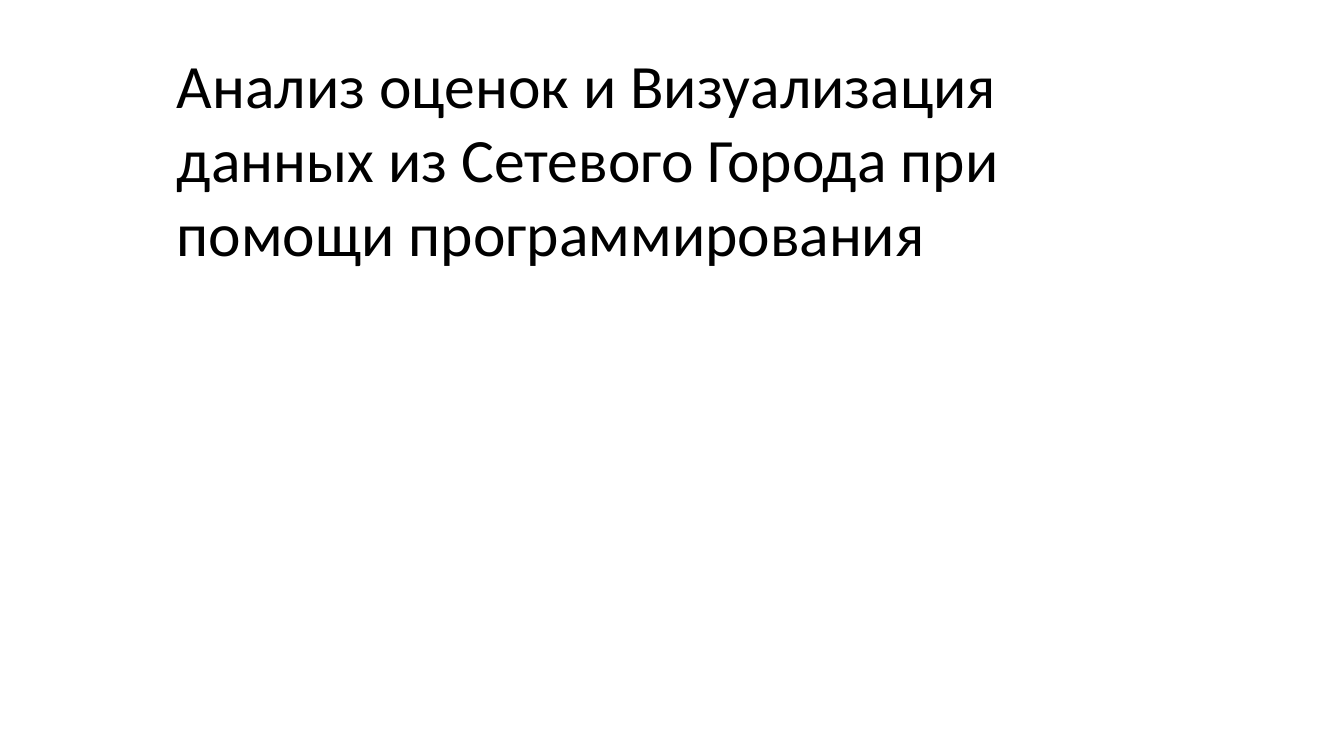
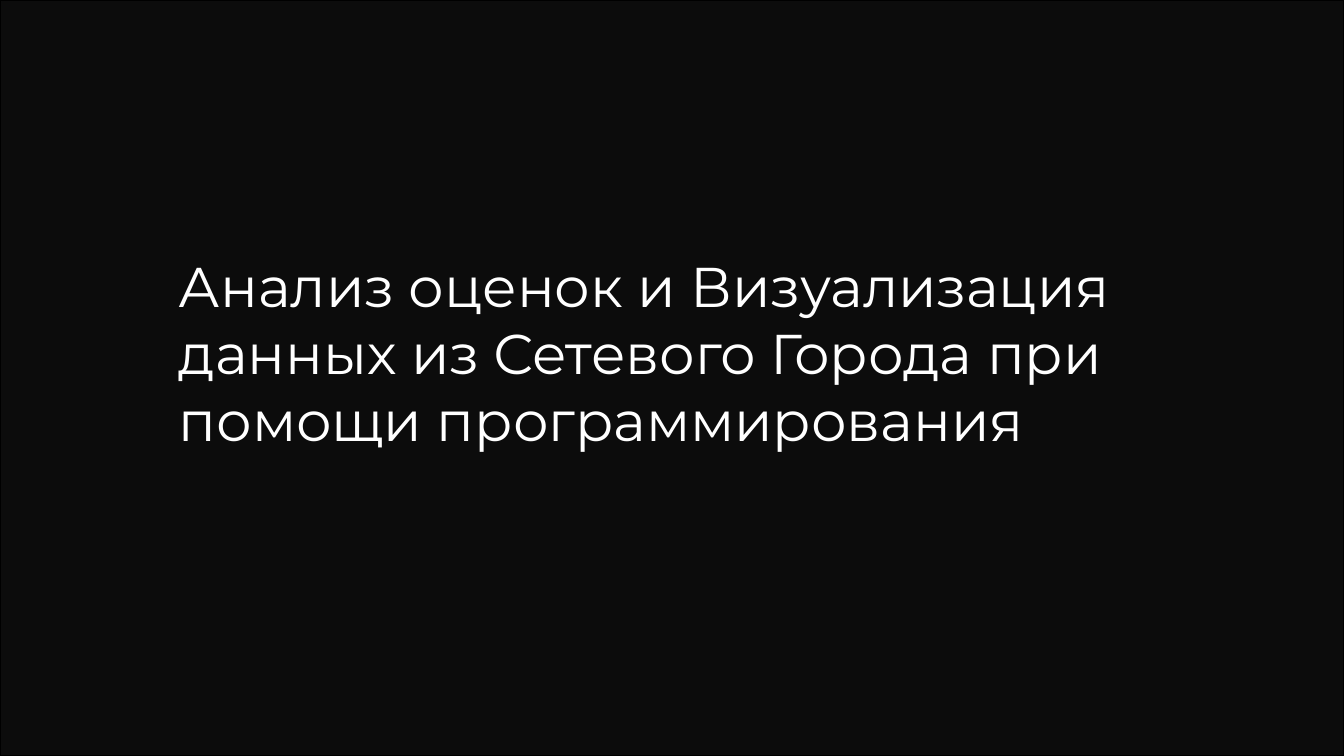
Before and after one commit to FFlop235/School_Project, a slide deck: slide 1 of Анализ оценок из Сетевого Города.pptx. Drawn at 1344x756 pixels with LibreOffice and Linux fonts; fonts in the diff are those of the drawing; background and template pictures are left out; a plain dark background stands for a picture behind light text. Boxes give left, top, right and bottom in pixels: in the first picture for what was removed or moved away, otherwise in the second. Text is boxed around its words. In the diff, an @@ line names an element or a change of style, - is before the commit and + after.

```diff
--- a/Анализ оценок из Сетевого Города.pptx
+++ b/Анализ оценок из Сетевого Города.pptx
@@ background #FFFFFF to picture (left out) @@
@@ rectangle added at (0,0,1344,756), fill #000000 at 70% opacity, outline #000000 1 pt @@
@@ text "Анализ оценок и Визуализация данных ...": place and size @@
-text "Анализ оценок и Визуализация данных ..." at (177,68,999,266)
+text "Анализ оценок и Визуализация данных ..." at (179,267,1110,452)
@@ text "Анализ оценок и Визуализация данных ..." at (179,267,1110,452): size 44 to 40 pt, font Calibri to Montserrat, text colour #000000 to #FFFFFF @@
```
Also in this commit, not shown: 8 other slides changed, 13 slides added, 1 slide removed.
